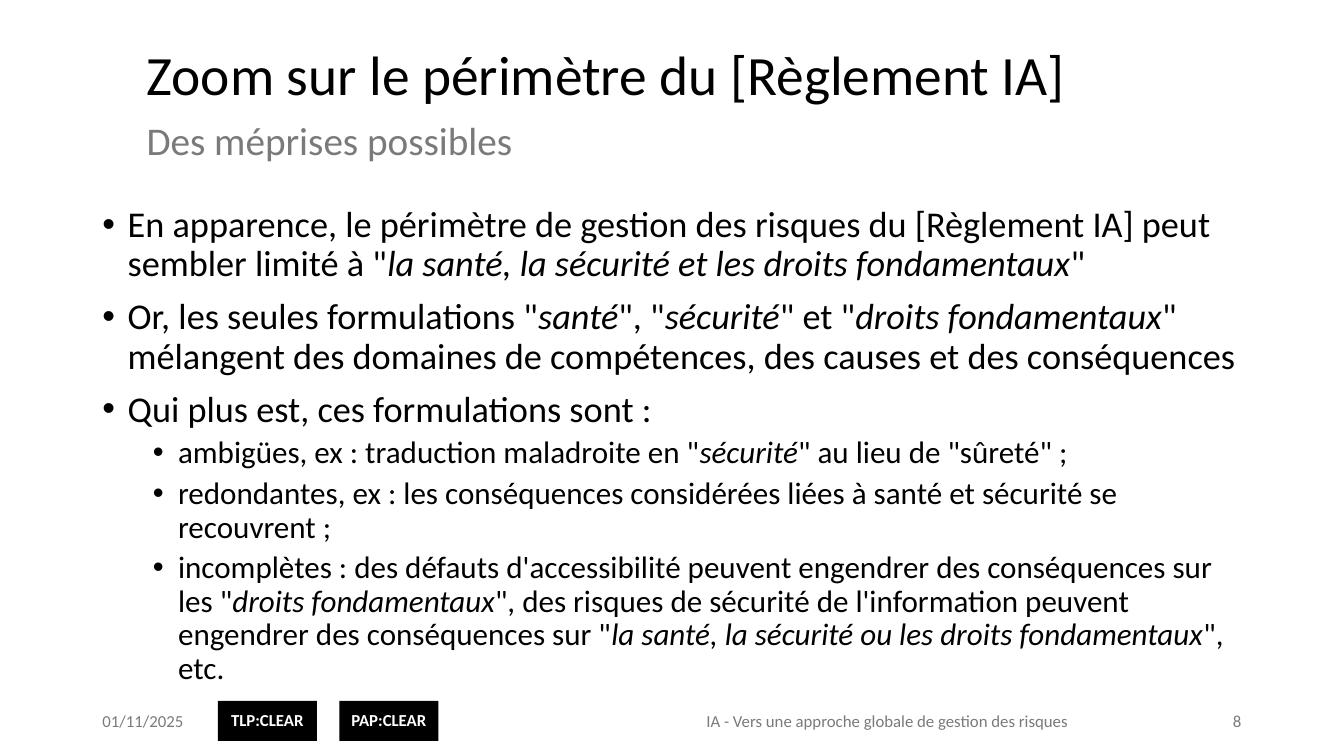
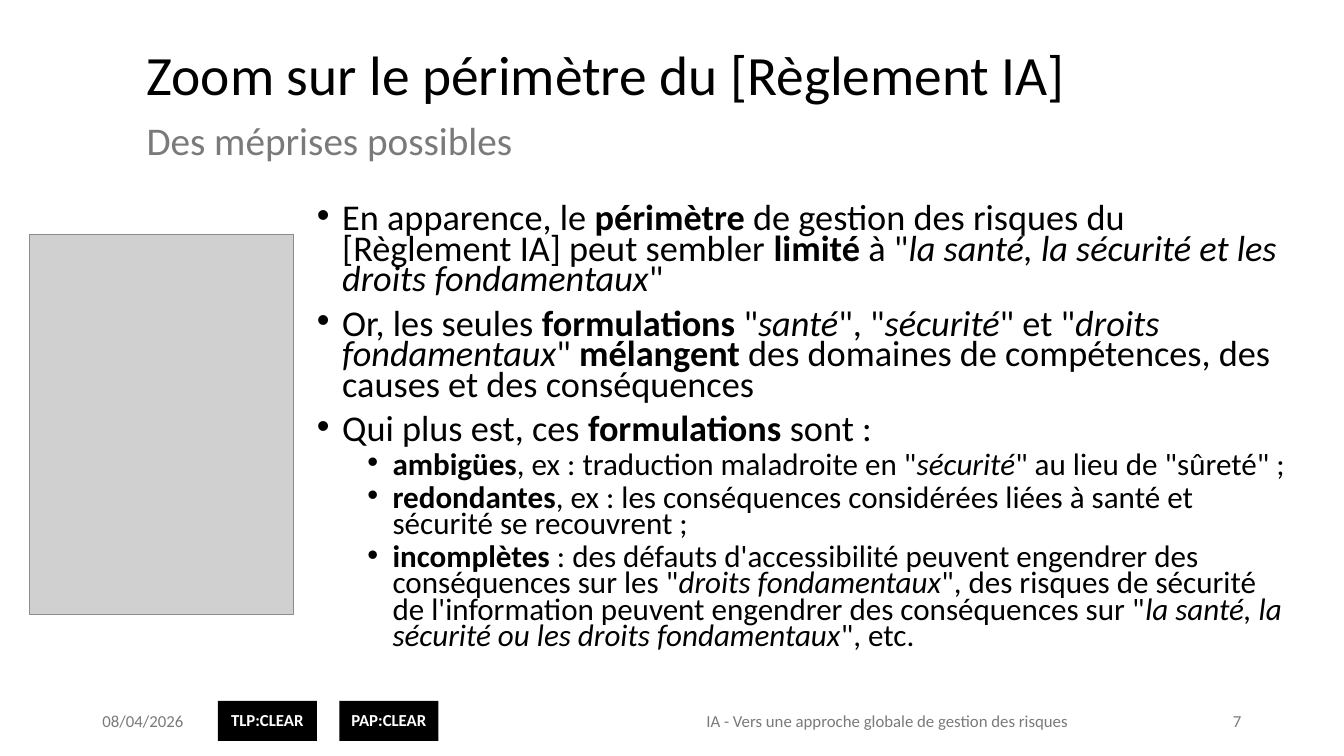
Before and after one commit to matthieu-grall/ai, a slide deck: slide 7 of fr/IA - Gestion des risques - Présentation.pptx (slide 8 before the commit). Drawn at 1344x756 pixels with LibreOffice and Linux fonts; fonts in the diff are those of the drawing; grey boxes stand for pictures; background and template pictures are left out. Boxes give left, top, right and bottom in pixels: in the first picture for what was removed or moved away, otherwise in the second. Text is boxed around its words. In the diff, an @@ line names an element or a change of style, - is before the commit and + after.

```diff
--- a/fr/IA - Gestion des risques - Présentation.pptx
+++ b/fr/IA - Gestion des risques - Présentation.pptx
@@ text "En apparence, le périmètre de ...": place and size @@
-text "En apparence, le périmètre de ..." at (128,210,1235,680)
+text "En apparence, le périmètre de ..." at (342,204,1282,650)
@@ text "En apparence, le périmètre de ..." at (342,204,1282,650): bold on in "périmètre limité", "formulations mélangent", "formulations", "ambigües," and 2 more places; line spacing 0.9 to 0.7 @@
@@ picture added at (29,234,293,615) @@
@@ text at (102,715,183,728): text changed @@
-01/11/2025
+08/04/2026
@@ page number at (1233,716,1241,727): text changed @@
-8
+7
```
Also in this commit, not shown: 11 other slides changed, 8 slides added, 1 other file.
